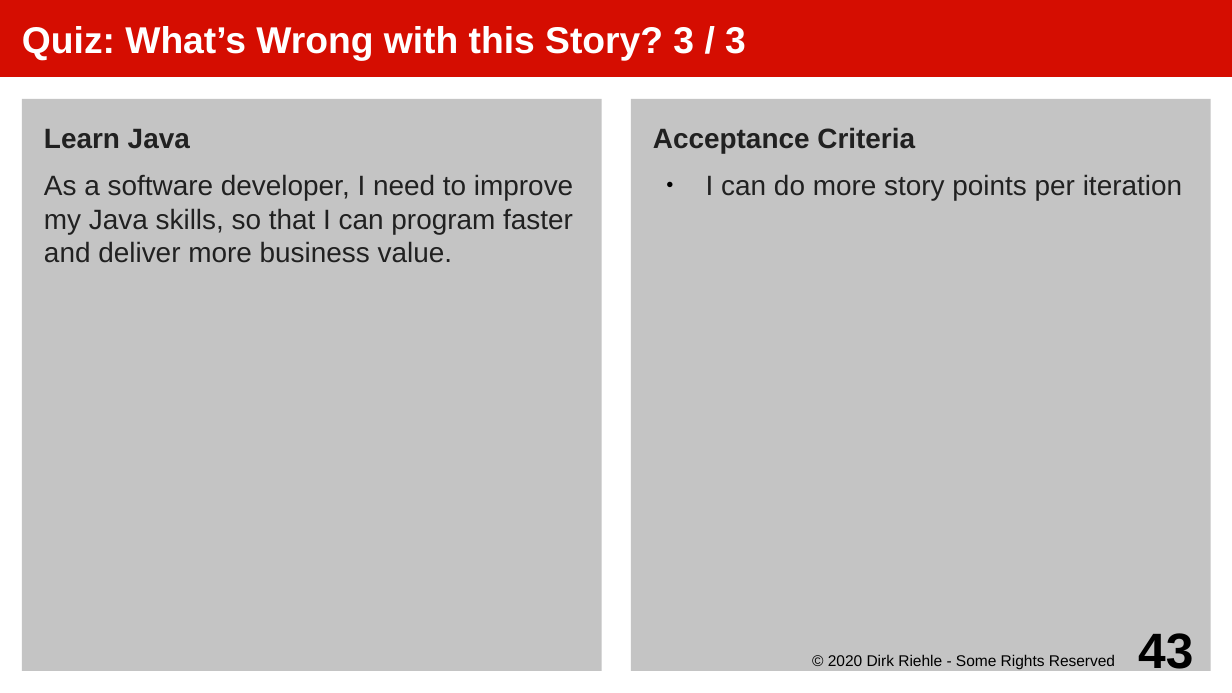
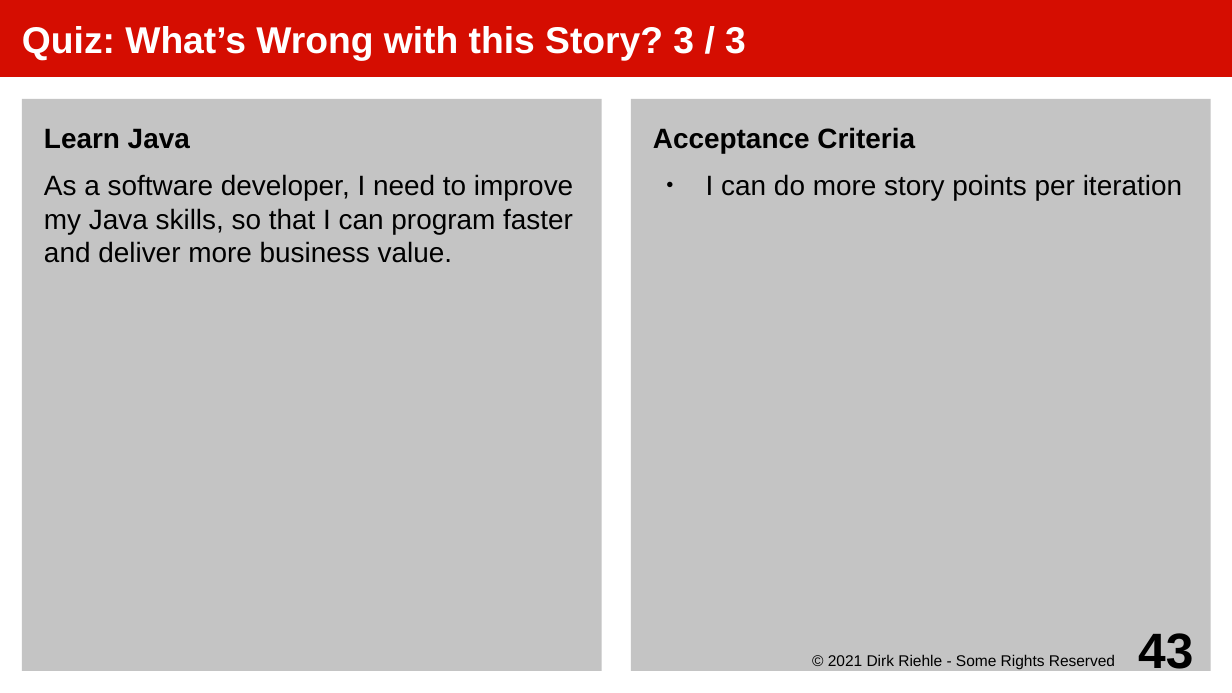
Before and after one commit to dirkriehle/amos-course, a slide deck: slide 43 of Lecture slides/AMOS D01 - Product Management.odp. Drawn at 1232x693 pixels with LibreOffice and Linux fonts; fonts in the diff are those of the drawing. Boxes give left, top, right and bottom in pixels: in the first picture for what was removed or moved away, otherwise in the second. Text is boxed around its words. In the diff, an @@ line names an element or a change of style, - is before the commit and + after.

```diff
--- a/Lecture slides/AMOS D01 - Product Management.odp
+++ b/Lecture slides/AMOS D01 - Product Management.odp
@@ text "Learn Java" at [22,99,603,672]: text colour #212121 to #000000 @@
@@ text "Acceptance Criteria" at [632,99,1212,672]: text colour #212121 to #000000 @@
@@ text at [828,654,1115,669]: text changed @@
-© 2020 Dirk Riehle - Some Rights Reserved
+© 2021 Dirk Riehle - Some Rights Reserved
```
Also in this commit, not shown: 53 other slides changed, 29 other files.
